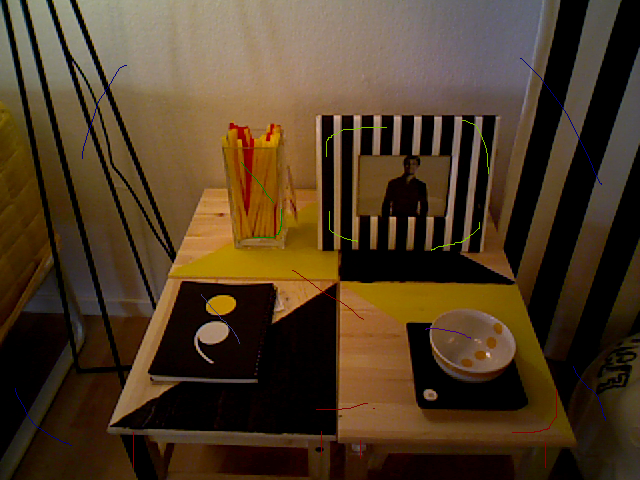
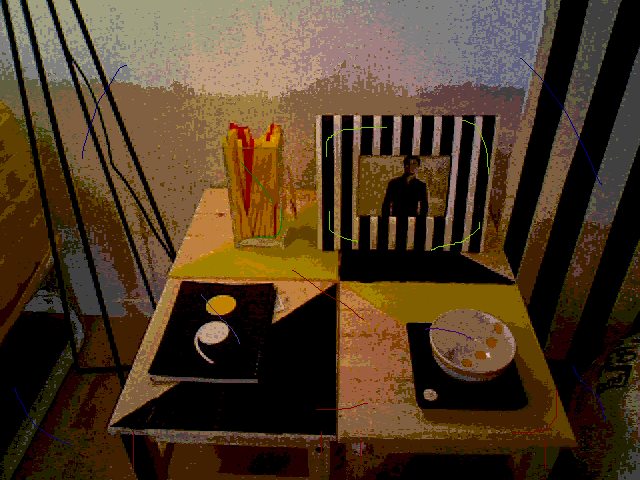
Revision of a layered (640, 480) image; what changed, layer by layer:
painted on "03.png" over bbox(0, 0, 640, 480)
